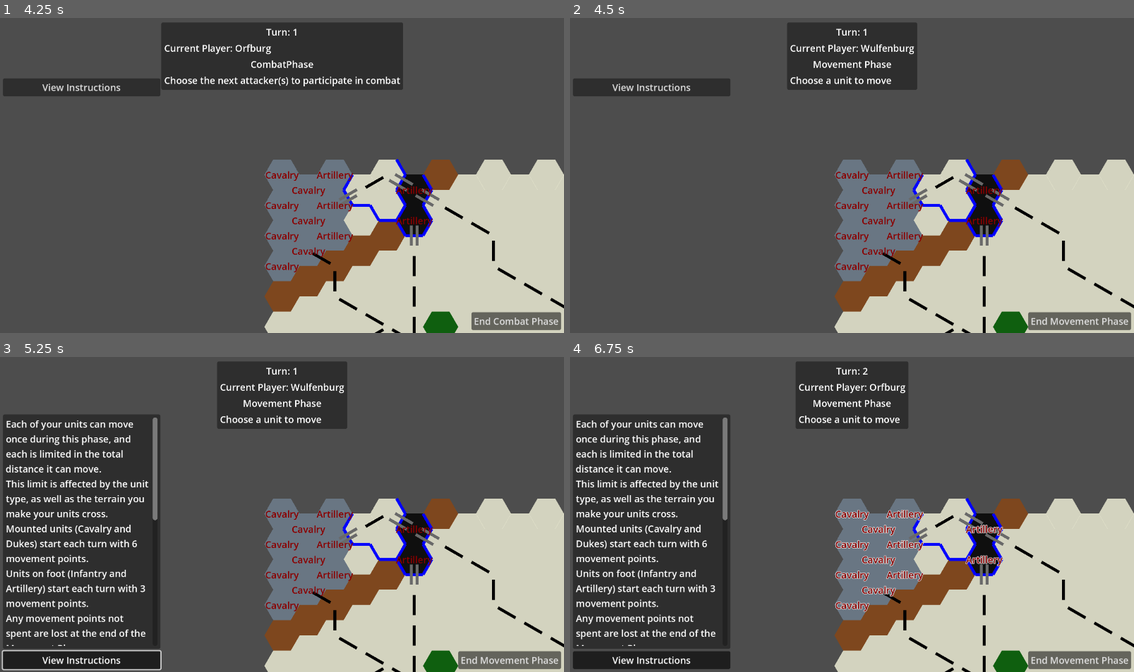
Above: before the commit, frames 1-4 (two rows, left to right).
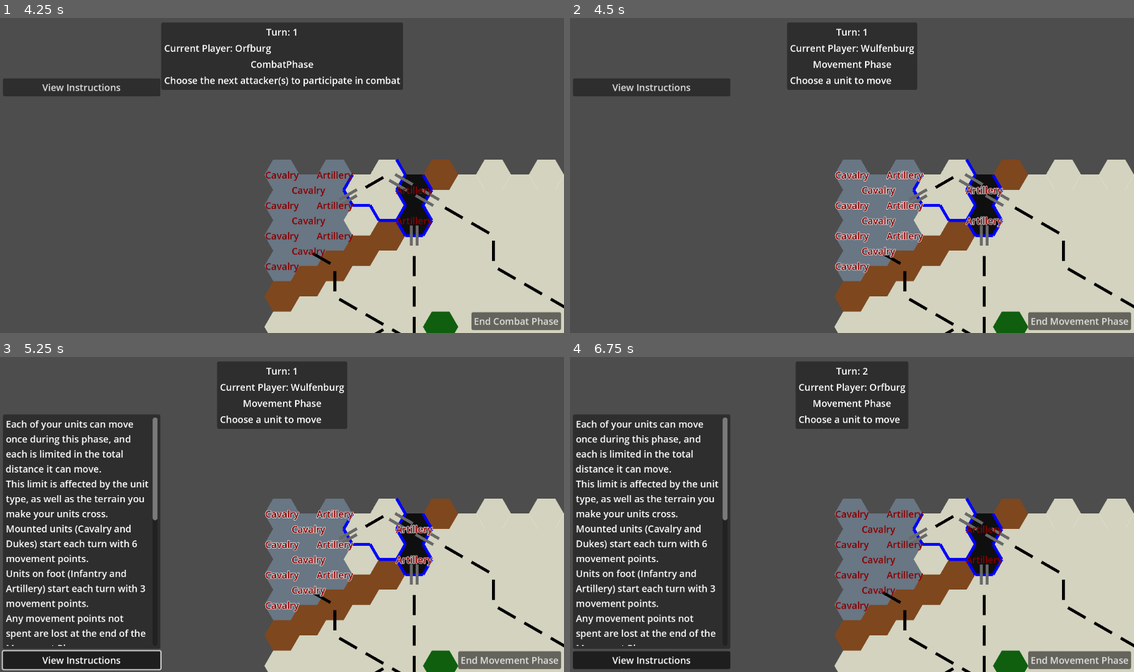
Above: after the commit, the same moments.

Repository: Jayjader/WarOfTheDukes
Game: Godot game, scene res://main_game_scene.tscn
Two runs of this game, one before a commit and one after it. Both use one fixed random seed, a clock stepped at 60 frames per second and the inputs below.
Inputs:
- Up to frame 1 (4.25 s): click "New Game" at 0.5 s; click "Confirm" at 1.25 s; click "Auto Setup Remaining" at 2 s; click "View Instructions" at 2.75 s; click "End Movement Phase" at 3.5 s
- Up to frame 2 (4.5 s): click "End Combat Phase" at 4.25 s
- Up to frame 3 (5.25 s): click "View Instructions" at 5 s
- Up to frame 4 (6.75 s): click "End Movement Phase" at 5.75 s; click "End Combat Phase" at 6.5 s

Frame 1 is identical in both runs. In frame 2, 1.1% of the frame differs, in the area x 47-77%, y 48-81%; in frame 3, 1.1%; in frame 4, 1.1%.

Commit message:
add basic combat logic; migrate to godot v4.1

Diff:
--- a/board/TileOverlay.gd
+++ b/board/TileOverlay.gd
@@ -279,17 +279,17 @@
 		match current_mode:
 			Enums.TileOverlayMode.READ_ONLY:
 				if report_clicked_hex:
-					get_viewport().set_input_as_handled()
 					print_debug("hex clicked at pix %s" % integer_pix)
 					var tile = Util.nearest_hex_in_axial(integer_pix, origin, MapData.map.hex_size_in_pixels)
-					if MapData.map.tiles.get(tile) == null:
+					var tile_kind = MapData.map.tiles.get(tile)
+					if tile_kind == null:
 						return
 					get_viewport().set_input_as_handled()
 					var zones = []
 					for zone in MapData.map.zones:
 						if MapData.map.zones[zone].has(tile):
 							zones.append(zone)
-					hex_clicked.emit(tile, MapData.map.tiles.get(tile), zones)
+					hex_clicked.emit(tile, tile_kind, zones)
 					return
 			Enums.TileOverlayMode.CALIBRATING:
 				match calibration.mode:
@@ -327,6 +327,6 @@
 			state.hover = get_viewport_transform().affine_inverse() * Vector2(event.position)
 			if report_hovered_hex:
 				hex_hovered.emit(Util.nearest_hex_in_axial(state.hover, tiles_origin, MapData.map.hex_size_in_pixels))
-				#get_viewport().set_input_as_handled()
+				get_viewport().set_input_as_handled()
 			# todo: split hover drawing into child node, to split draw caching for the tiles and borders, and the decorations that lie on top (hover, destinations)
 			queue_redraw()
--- a/board/unit_layer/unit_root.gd
+++ b/board/unit_layer/unit_root.gd
@@ -22,7 +22,7 @@
 
 func _set_label_text_outline():
 	if _selected:
-		$Label.add_theme_color_override("font_outline_color", Color.ORANGE)
+		$Label.add_theme_color_override("font_outline_color", Color.GOLD)
 	elif selectable:
 		$Label.add_theme_color_override("font_outline_color", Color.LIGHT_GRAY)
 	else:
@@ -41,6 +41,13 @@
 			self._set_label_text_outline()
 			selected.emit(_selected)
 
+func retreat():
+	print_debug("unit pretending to retreat...")
+	#todo: detect if retreat impossible
+	#todo: detect if unit could push another allied unit "out of the way" to retreat
+
+func die():
+	queue_free()
 
 func unselect():
 	_selected = false
--- a/game_session/game_play/game_play_root.gd
+++ b/game_session/game_play/game_play_root.gd
@@ -52,11 +52,13 @@
 					%CombatPhase.set_visible(false)
 					%EndMovementPhase.set_visible(true)
 					%EndCombatPhase.set_visible(false)
+					%ConfirmAttackers.set_visible(false)
 				Enums.PlayPhase.COMBAT:
 					%MovementPhase.set_visible(false)
 					%CombatPhase.set_visible(true)
 					%EndMovementPhase.set_visible(false)
-					%EndCombatPhase.set_visible(true)
+					%EndCombatPhase.set_visible(false)
+					%ConfirmAttackers.set_visible(false)
 			%PhaseInstruction.text = PHASE_INSTRUCTIONS[current_phase]
 
 const INSTRUCTIONS = {
@@ -74,6 +76,17 @@
 		data = value
 		if self.is_node_ready():
 			%SubPhaseInstruction.text = INSTRUCTIONS[current_phase][data.subphase]
+			if current_phase == Enums.PlayPhase.COMBAT:
+				match data.subphase:
+					Enums.CombatSubPhase.CHOOSE_ATTACKERS:
+						var at_least_one_attacking = len(data.attacking) > 0
+						%ConfirmAttackers.set_visible(at_least_one_attacking)
+						%EndCombatPhase.set_visible(not at_least_one_attacking)
+						%CancelAttack.set_visible(false)
+					Enums.CombatSubPhase.CHOOSE_DEFENDER:
+						%ConfirmAttackers.set_visible(false)
+						%EndCombatPhase.set_visible(false)
+						%CancelAttack.set_visible(true)
 
 
 
@@ -98,6 +111,12 @@
 
 func detect_game_result():
 	return Enums.GameResult.DRAW # todo
+
+func _in_attack_range(attacker: GamePiece, defender: GamePiece):
+	return Util.cube_distance(
+		Util.axial_to_cube(attacker.tile),
+		Util.axial_to_cube(defender.tile)
+		) <= (Rules.ArtilleryRange if attacker.kind == Enums.Unit.Artillery else 1)
 
 func _on_unit_selection(selected_unit: GamePiece, now_selected: bool):
 	print_debug("_on_unit_selection %s %s %s, now selected: %s" % [Enums.Unit.find_key(selected_unit.kind), Enums.Faction.find_key(selected_unit.faction), selected_unit.tile, now_selected])
@@ -116,9 +135,15 @@
 		Enums.PlayPhase.COMBAT:
 			match data.subphase:
 				Enums.CombatSubPhase.CHOOSE_ATTACKERS:
-					choose_attacker(selected_unit)
+					if selected_unit in data.attacking:
+						remove_attacker(selected_unit)
+					elif selected_unit not in data.attacked:
+						add_attacker(selected_unit)
 				Enums.CombatSubPhase.CHOOSE_DEFENDER:
-					choose_defender(selected_unit)
+					if now_selected:
+						selected_unit.unselect()
+						if data.attacking.all(func(attacker): return _in_attack_range(attacker, selected_unit)):
+							choose_defender(selected_unit)
 
 func _on_hex_selection(tile, kind, zones):
 	print_debug("_on_hex_selection %s %s %s" % [kind, zones, tile])
@@ -198,8 +223,15 @@
 	_unit_layer_root.make_faction_selectable(current_player)
 
 
-func choose_attacker(attacker: GamePiece):
+func add_attacker(attacker: GamePiece):
 	data.attacking.append(attacker)
+	data = {
+		subphase = Enums.CombatSubPhase.CHOOSE_ATTACKERS,
+		attacking = data.attacking,
+		attacked = data.attacked,
+	}
+func remove_attacker(attacker: GamePiece):
+	data.attacking.erase(attacker)
 	data = {
 		subphase = Enums.CombatSubPhase.CHOOSE_ATTACKERS,
 		attacking = data.attacking,
@@ -217,19 +249,106 @@
 	Vector2i(3, 1): [CR.DefenderRetreats, CR.DefenderRetreats, CR.DefenderRetreats, CR.DefenderRetreats, CR.DefenderRetreats, CR.AttackerRetreats],
 	Vector2i(4, 1): [CR.DefenderEliminated, CR.DefenderRetreats, CR.DefenderRetreats, CR.DefenderRetreats, CR.DefenderRetreats, CR.Exchange],
 	Vector2i(5, 1): [CR.DefenderEliminated, CR.DefenderEliminated, CR.DefenderEliminated, CR.DefenderRetreats, CR.DefenderRetreats, CR.Exchange],
-	Vector2i(1, 6): [CR.DefenderEliminated, CR.DefenderEliminated, CR.DefenderEliminated, CR.DefenderEliminated, CR.Exchange, CR.Exchange],
+	Vector2i(6, 1): [CR.DefenderEliminated, CR.DefenderEliminated, CR.DefenderEliminated, CR.DefenderEliminated, CR.Exchange, CR.Exchange],
 }
 
 
+func confirm_attackers():
+	data = {
+		subphase = Enums.CombatSubPhase.CHOOSE_DEFENDER,
+		attacking = data.attacking,
+		attacked = data.attacked,
+	}
+	_unit_layer_root.make_faction_selectable(Enums.get_other_faction(current_player))
+
+func cancel_attack():
+	var attackers = data.attacking
+	for unit in attackers:
+		unit.unselect()
+	data = {
+		subphase = Enums.CombatSubPhase.CHOOSE_ATTACKERS,
+		attacking = [],
+		attacked = data.attacked,
+	}
+	_unit_layer_root.make_faction_selectable(current_player, data.attacked.keys())
+
+func _calculate_effective_attack_strength(unit: GamePiece, duke_tile_in_cube):
+	var tile = unit.tile
+	var base_strength = Rules.AttackStrength[unit.kind]
+	if Util.cube_distance(Util.axial_to_cube(tile), duke_tile_in_cube) <= Rules.DukeAura.range:
+		base_strength *= Rules.DukeAura.multiplier
+	return base_strength
+func _calculate_effective_defense_strength(unit: GamePiece, duke_tile_in_cube):
+	var tile = unit.tile
+	var base_strength = Rules.DefenseStrength[unit.kind]
+	var terrain_multiplier = Rules.DefenseMultiplier.get(MapData.map.tiles[tile])
+	if terrain_multiplier != null:
+		base_strength *= terrain_multiplier
+	if Util.cube_distance(Util.axial_to_cube(tile), duke_tile_in_cube) <= Rules.DukeAura.range:
+		base_strength *= Rules.DukeAura.multiplier
+	return base_strength
+func _resolve_combat(attackers, defender):
+	print_debug("### Combat ###")
+	var duke_in_cube
+	for faction_unit in Board.get_node("%UnitLayer").get_units(attackers.front().faction):
+		if faction_unit.kind == Enums.Unit.Duke:
+			duke_in_cube = Util.axial_to_cube(faction_unit.tile)
+			break
+	var total_attack_strength = attackers.reduce(func(accum, a): return accum + _calculate_effective_attack_strength(a, duke_in_cube), 0)
+	print_debug("Effective Total Attack Strength: %s" % total_attack_strength)
+	for faction_unit in Board.get_node("%UnitLayer").get_units(defender.faction):
+		if faction_unit.kind == Enums.Unit.Duke:
+			duke_in_cube = Util.axial_to_cube(faction_unit.tile)
+			break
+	var defense_strength = _calculate_effective_defense_strength(defender, duke_in_cube)
+	print_debug("Effective Defense Strength: %s" % defense_strength)
+
+	var numerator
+	var denominator
+	var ratio = float(total_attack_strength) / float(defense_strength)
+	if ratio > 1:
+		numerator = min(6, floori(ratio))
+		denominator = 1
+	else:
+		numerator = 1
+		denominator = min(5, floori(1 / ratio))
+	print_debug("Effective Ratio: %s to %s" % [numerator, denominator])
+	var result_spread = COMBAT_RESULTs[Vector2i(numerator, denominator)]
+	var result = result_spread[_random.randi_range(0, 5)]
+	print_debug("Result: %s" % CR.find_key(result))
+
+	match result:
+		CR.AttackerEliminated:
+			for attacker in attackers:
+				attacker.die()
+		CR.AttackerRetreats:
+			for attacker in attackers:
+				attacker.retreat()
+		CR.Exchange:
+			#todo: remove defender, and attackers totaling in strength the same as the defender
+			#todo: make & record game design choice on allowing player to allocate losses amongst attackers
+			pass
+		CR.DefenderRetreats:
+			#var tile_retreated_from = defender.tile
+			defender.retreat()
+			#todo: offer attacking player to advance one of their attackers to occupy the tile the defender has just retreated from
+		CR.DefenderEliminated:
+			defender.die()
+
 func choose_defender(defender: GamePiece):
-	for attacker in data.attacking:
+	var attackers = data.attacking
+	var result = _resolve_combat(attackers, defender)
+	for attacker in attackers:
 		data.attacked[attacker] = defender
+	# todo: check victory conditions (duke death)
 	data = {
 		subphase = Enums.CombatSubPhase.CHOOSE_ATTACKERS,
 		attacking = [],
 		attacked = data.attacked,
 	}
-	#todo: resolve combat - don't forget about handling Duke auras!
+	for unit in attackers:
+		unit.unselect()
+	_unit_layer_root.make_faction_selectable(current_player, data.attacked.keys())
 
 func confirm_combat():
 	if current_player == Enums.Faction.Wulfenburg:
@@ -243,3 +362,4 @@
 		subphase = Enums.MovementSubPhase.CHOOSE_UNIT,
 		moved = {},
 	}
+	_unit_layer_root.make_faction_selectable(current_player)
--- a/game_session/game_play/game_play_root.tscn
+++ b/game_session/game_play/game_play_root.tscn
@@ -167,6 +167,20 @@
 layout_mode = 2
 text = "End Combat Phase"
 
+[node name="ConfirmAttackers" type="Button" parent="BottomRightMargin"]
+unique_name_in_owner = true
+visible = false
+layout_mode = 2
+text = "Choose Defender"
+
+[node name="CancelAttack" type="Button" parent="BottomRightMargin"]
+unique_name_in_owner = true
+visible = false
+layout_mode = 2
+text = "Cancel Attack"
+
 [connection signal="toggled" from="BottomLeftMargin/HBoxContainer/VBox/ToggleInstructions" to="BottomLeftMargin/HBoxContainer/VBox/Panel" method="set_visible"]
 [connection signal="pressed" from="BottomRightMargin/EndMovementPhase" to="." method="confirm_movement"]
 [connection signal="pressed" from="BottomRightMargin/EndCombatPhase" to="." method="confirm_combat"]
+[connection signal="pressed" from="BottomRightMargin/ConfirmAttackers" to="." method="confirm_attackers"]
+[connection signal="pressed" from="BottomRightMargin/CancelAttack" to="." method="cancel_attack"]
--- a/main_game_scene.tscn
+++ b/main_game_scene.tscn
@@ -10,7 +10,7 @@
 anchor_bottom = 1.0
 grow_horizontal = 2
 grow_vertical = 2
-mouse_filter = 1
+mouse_filter = 2
 script = ExtResource("1_10cqv")
 
 [node name="MainMenuRoot" parent="." instance=ExtResource("2_ybf8k")]
--- a/project.godot
+++ b/project.godot
@@ -12,7 +12,7 @@
 
 config/name="War of the Dukes"
 run/main_scene="res://main_game_scene.tscn"
-config/features=PackedStringArray("4.0")
+config/features=PackedStringArray("4.1")
 config/icon="res://icon.png"
 
 [autoload]
@@ -39,12 +39,12 @@
 }
 "Increase Camera Zoom"={
 "deadzone": 0.5,
-"events": [Object(InputEventMouseButton,"resource_local_to_s …(205 unchanged characters)… r2(0, 0),"factor":1.0,"button_index":4,"pressed":false,"double_click":false,"script":null)
+"events": [Object(InputEventMouseButton,"resource_local_to_s …(205 unchanged characters)… r2(0, 0),"factor":1.0,"button_index":4,"canceled":false,"pressed":false,"double_click":false,"script":null)
 ]
 }
 "Decrease Camera Zoom"={
 "deadzone": 0.5,
-"events": [Object(InputEventMouseButton,"resource_local_to_s …(212 unchanged characters)… 371, 55),"factor":1.0,"button_index":5,"pressed":true,"double_click":false,"script":null)
+"events": [Object(InputEventMouseButton,"resource_local_to_s …(212 unchanged characters)… 371, 55),"factor":1.0,"button_index":5,"canceled":false,"pressed":true,"double_click":false,"script":null)
 ]
 }
 "Move Camera Left"={
--- a/rules.gd
+++ b/rules.gd
@@ -18,3 +18,29 @@
 	"Forest": 2,
 	"Cliff": 2,
 }
+
+const AttackStrength = {
+	Enums.Unit.Duke: 0,
+	Enums.Unit.Infantry: 5,
+	Enums.Unit.Cavalry: 2,
+	Enums.Unit.Artillery: 3,
+}
+
+const DefenseStrength = {
+	Enums.Unit.Duke: 1,
+	Enums.Unit.Infantry: 5,
+	Enums.Unit.Cavalry: 2,
+	Enums.Unit.Artillery: 3,
+}
+
+const DefenseMultiplier = {
+	"City": 2,
+	"Fortress": 3,
+}
+
+const DukeAura = {
+	range = 2,
+	multiplier = 2,
+}
+
+const ArtilleryRange = 2
--- a/util.gd
+++ b/util.gd
@@ -31,6 +31,10 @@
 
 static func cube_to_axial(cube: Vector3):
 	return Vector2(cube.x, cube.y)
+
+static func cube_distance(a, b):
+	return (abs(a.x - b.x) + abs(a.y - b.y) + abs(a.z - b.z)) / 2
+
 
 static func neighbours_to_tile(axial: Vector2i) -> Array[Vector2i]:
 	var cube = axial_to_cube(Vector2(axial))
